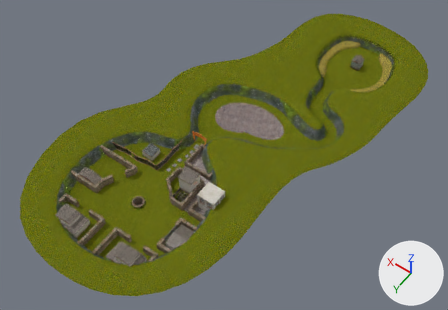
Renders of the Blender file Deserter/Assets/Mesh/Maps/Debug/MapOutside00.blend from each side of a commit.
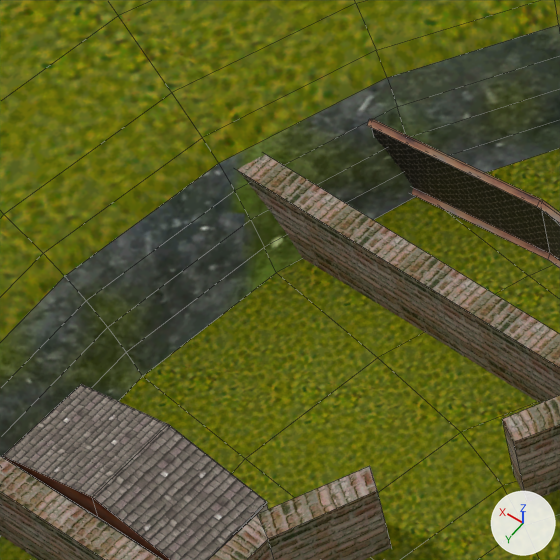
There are two pictures of each version: one whole from a camera (50 mm lens) standing at (-55.0, 157.2, 153.6) and looking at (17.7, 55.5, -6.3), one close up on the part from 17% to 29% of the width and 42% to 59% of the height. The axes (+X, +Y, +Z) are drawn at lower right. The lights are the same throughout. The close-ups show mesh edges as thin lines.

Objects in the first close-up: 'HouseC', 'TownWallMesh', 'homebaseMesh.02', 'townMesh.00'.
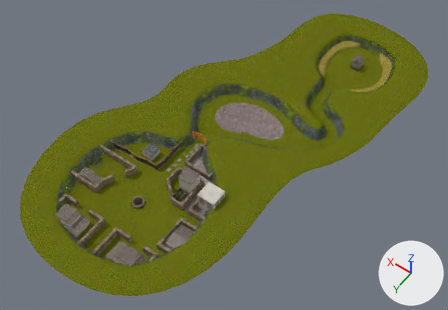
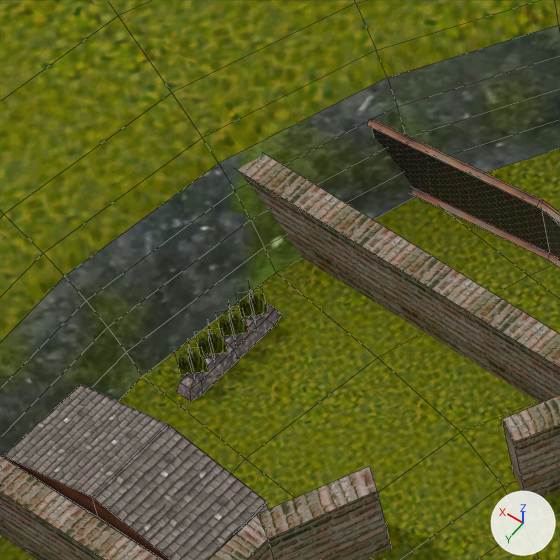
Location of each change, (x1, y1, x2, y2) in pixels of the close-ups (560 x 560 px):
'hedgeMesh00', added: after (177, 290, 281, 401)
    faces in mat_dirtmat (picture img_graveltex00_png): (177, 303, 281, 401)
    faces in mat_matleaves01 (picture img_leavestex01_png): (179, 290, 269, 381)

The edits, one by one:
Mesh me_plane_006 is new.
It has 72 vertices, 42 faces and spans x -0.35..0.39, y -2.0..1.92, z -0.77..0.95.
Faces by material slot: [26, 16].
It uses material mat_dirtmat (picture img_graveltex00_png).
It uses material mat_matleaves01 (picture img_leavestex01_png).
Object 'hedgeMesh00' (ob_hedgemesh00) is new; it shows me_plane_006.
Its location is (45.02, 84.44, -0.21).
